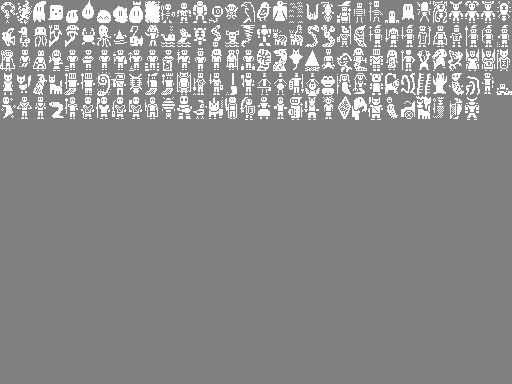
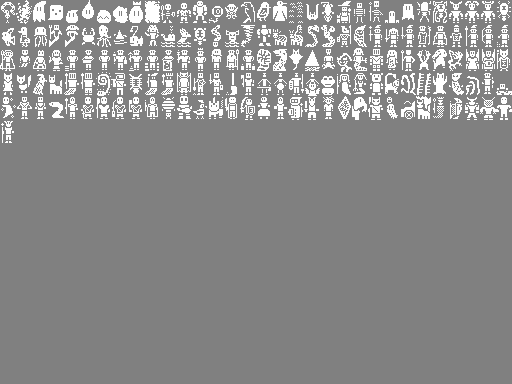
Revision of a layered 512 × 384 image; what changed, layer by layer:
painted on "Background" over [1, 97, 512, 143]
